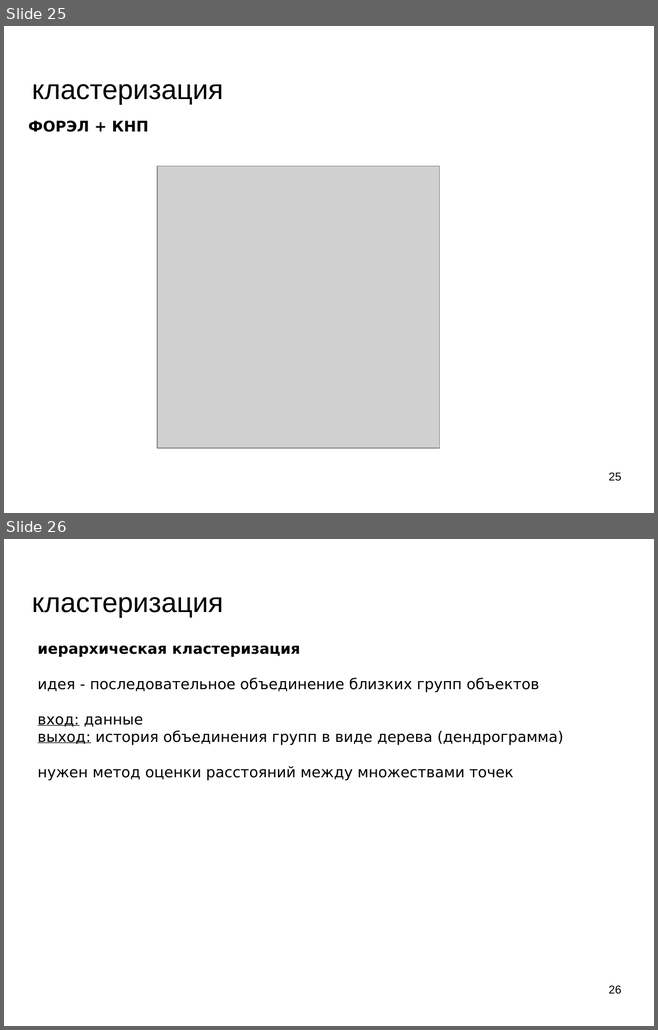
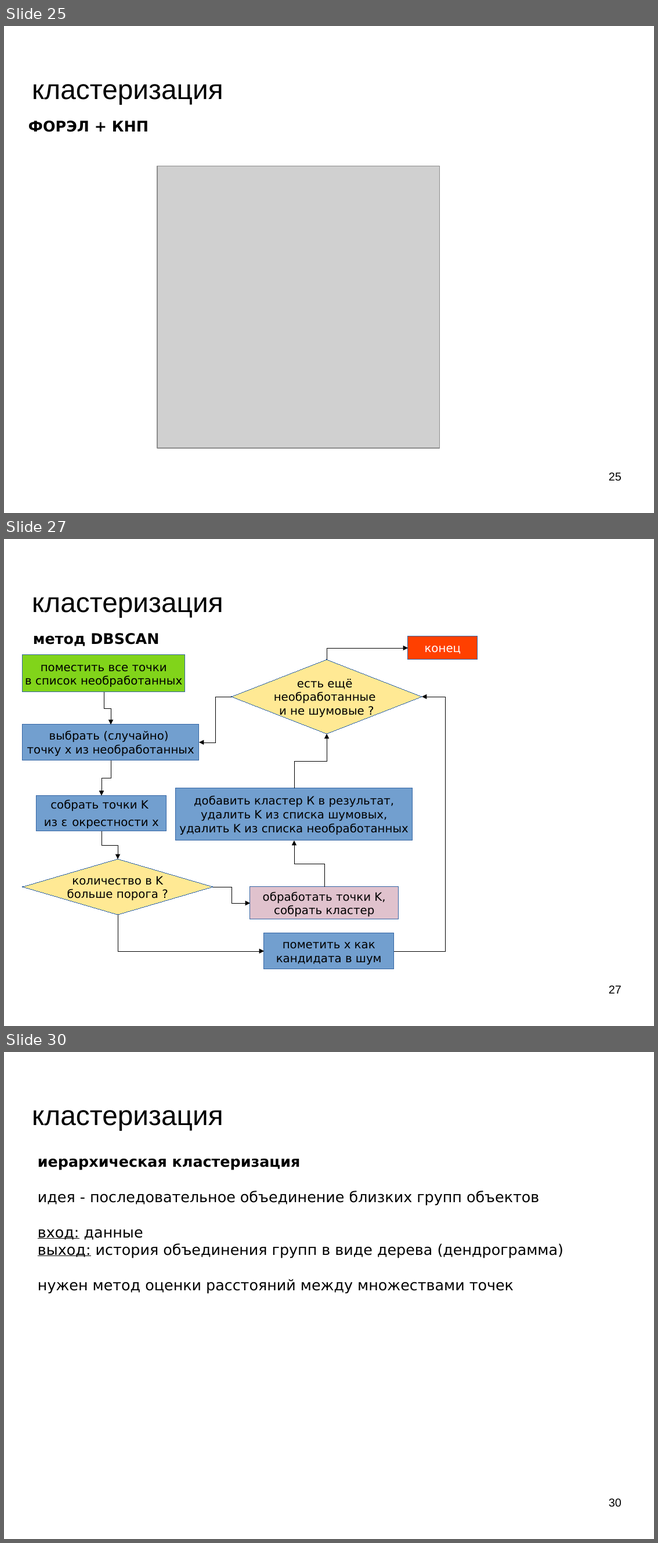
Before and after one commit to mechanoid5/ml_lectorium_legacy, a slide deck: 07-cluster.odp. Shown one above the other, each under a label of ours: slides 25 and 26 before the commit, slides 25, 27 and 30 after it; the slides between them are not shown. The pictures are 658x1030 and 658x1543 pixels, drawn with LibreOffice and Linux fonts; fonts in the diff are those of the drawing; grey boxes stand for pictures; background and template pictures are left out. Boxes give left, top, right and bottom in pixels: in the first picture for what was removed or moved away, otherwise in the second. Text is boxed around its words. In the diff, an @@ line names an element or a change of style, - is before the commit and + after.

```diff
--- a/07-cluster.odp
+++ b/07-cluster.odp
@@ slide 27 added at box(4, 539, 654, 1026), background picture (left out) @@
@@ title added at box(32, 597, 223, 617), 33.9 pt, text #000000 @@
+кластеризация
@@ text added at box(33, 633, 159, 646), 18 pt, text #000000, bold @@
+метод DBSCAN
@@ rectangle added at box(408, 636, 477, 659), fill #FF4000, outline #3465A4 0 pt, 14 pt, text #FFFFFF @@
+конец
@@ rectangle added at box(23, 655, 185, 692), fill #81D41A, outline #3465A4 0 pt, 14 pt, text #000000 @@
+поместить все точки
+в список необработанных
@@ diamond added at box(231, 660, 422, 734), fill #FFE994, outline #3465A4 0 pt, 14 pt, text #000000 @@
+есть ещё
+необработанные
+и не шумовые ?
@@ elbow arrow added from (326, 660) to (408, 648), #000000 0 pt @@
@@ elbow arrow added from (104, 692) to (111, 725), #000000 0 pt @@
@@ elbow arrow added from (231, 697) to (199, 743), #000000 0 pt @@
@@ elbow arrow added from (394, 951) to (422, 697), #000000 0 pt @@
@@ rectangle added at box(23, 725, 198, 761), fill #729FCF, outline #3465A4 0 pt, 14 pt, text #000000 @@
+выбрать (случайно)
+точку х из необработанных
@@ elbow arrow added from (294, 788) to (326, 734), #000000 0 pt @@
@@ elbow arrow added from (111, 761) to (101, 796), #000000 0 pt @@
@@ rectangle added at box(36, 796, 166, 832), fill #729FCF, outline #3465A4 0 pt, 14 pt, text #000000 @@
+собрать точки K
+из ε окрестности х
@@ rectangle added at box(176, 788, 412, 841), fill #729FCF, outline #3465A4 0 pt, 14 pt, text #000000 @@
+добавить кластер К в результат,
+удалить K из списка шумовых,
+удалить K из списка необработанных
@@ elbow arrow added from (101, 831) to (118, 859), #000000 0 pt @@
@@ elbow arrow added from (324, 888) to (294, 841), #000000 0 pt @@
@@ diamond added at box(23, 859, 213, 914), fill #FFE994, outline #3465A4 0 pt, 14 pt, text #000000 @@
+количество в K
+больше порога ?
@@ elbow arrow added from (213, 888) to (250, 903), #000000 0 pt @@
@@ rectangle added at box(250, 888, 398, 920), fill #E0C2CD, outline #3465A4 0 pt, 14 pt, text #000000 @@
+обработать точки K,
+собрать кластер
@@ elbow arrow added from (118, 915) to (264, 951), #000000 0 pt @@
@@ rectangle added at box(264, 933, 394, 969), fill #729FCF, outline #3465A4 0 pt, 14 pt, text #000000 @@
+пометить х как
+кандидата в шум
@@ page number added at box(608, 986, 621, 994), 14 pt, text #000000 @@
+27
@@ what was slide 26 is now slide 30 @@
@@ page number at box(608, 1499, 621, 1507): text changed @@
-26
+30
```
Also in this commit, not shown: 2 slides changed, 4 other slides added, 3 other files.
